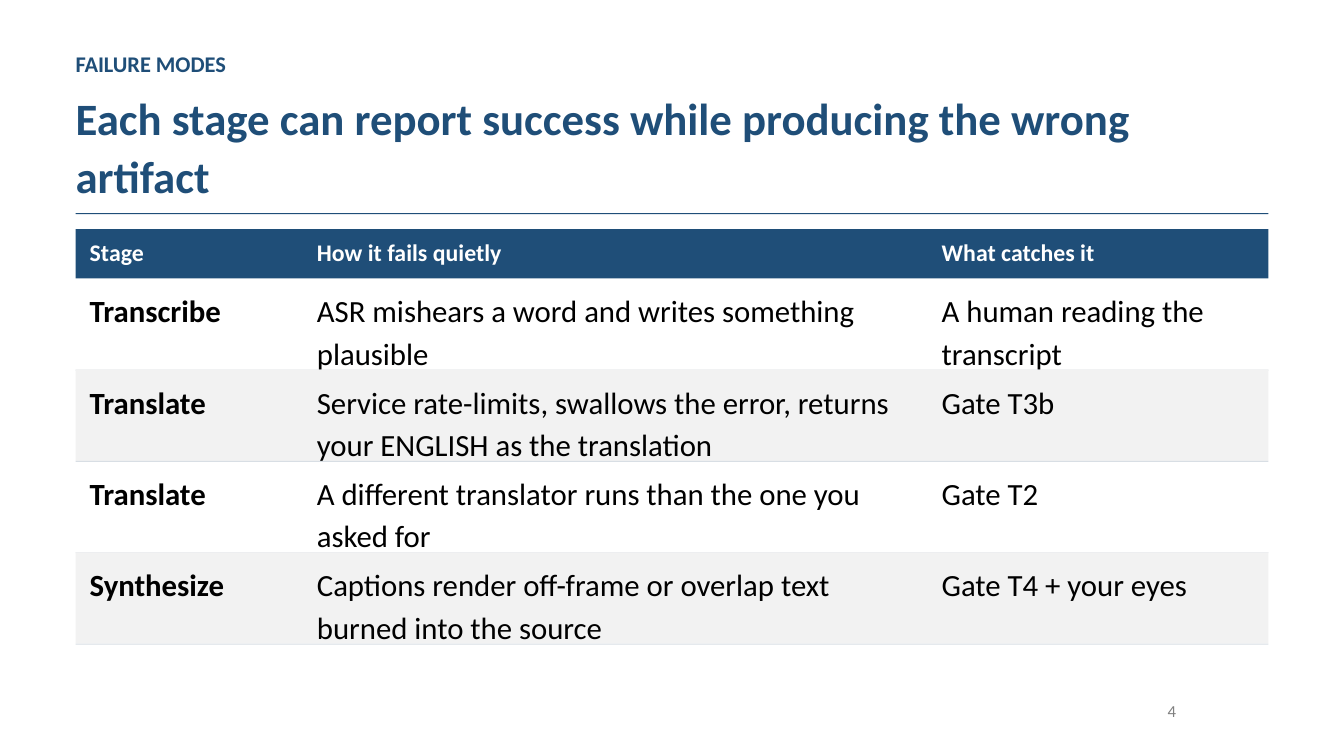
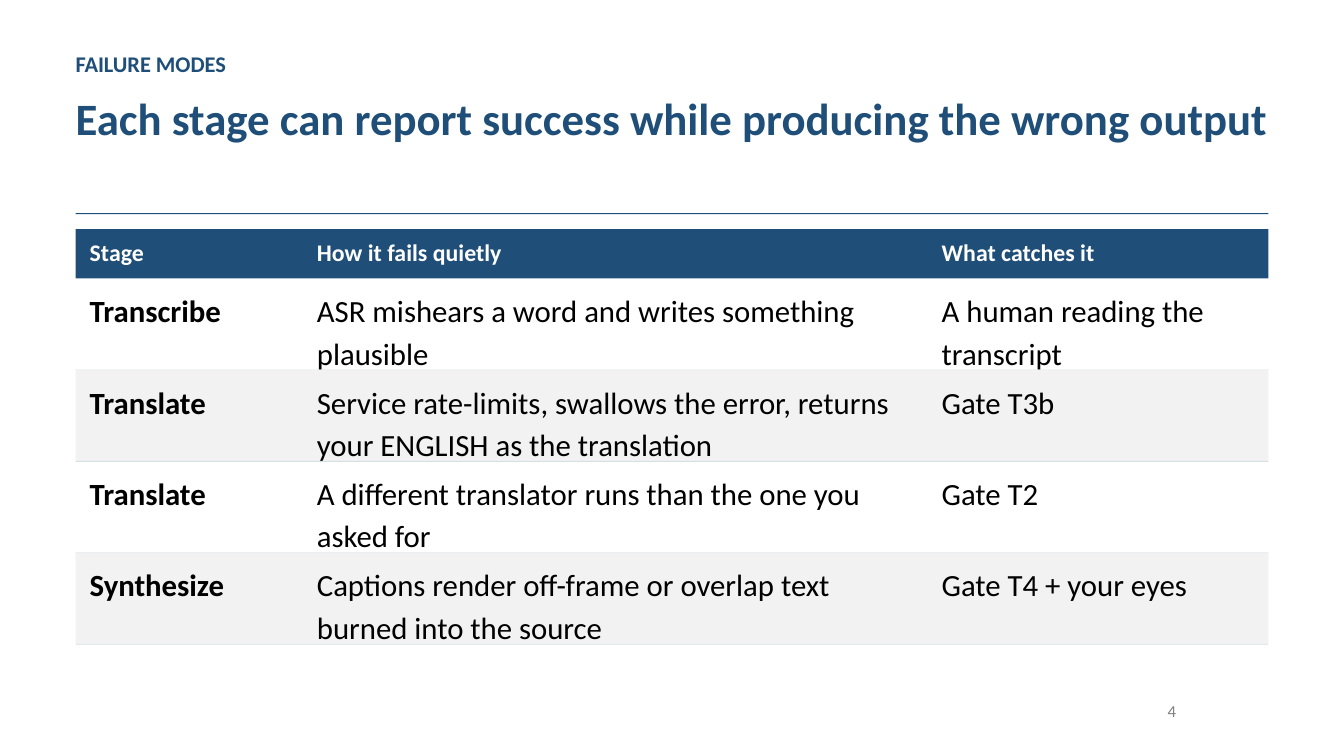
Before and after one commit to mikelix/gstack-tutorial-3, a slide deck: slide 5 of dist/gstack-tutorial-3_EN.pptx. Drawn at 1344x756 pixels with LibreOffice and Linux fonts; fonts in the diff are those of the drawing. Boxes give left, top, right and bottom in pixels: in the first picture for what was removed or moved away, otherwise in the second. Text is boxed around its words. In the diff, an @@ line names an element or a change of style, - is before the commit and + after.

```diff
--- a/dist/gstack-tutorial-3_EN.pptx
+++ b/dist/gstack-tutorial-3_EN.pptx
@@ text at [76,103,1266,143]: text changed @@
-Each stage can report success while producing the wrong artifact
+Each stage can report success while producing the wrong output
```
Also in this commit, not shown: 5 other files.
